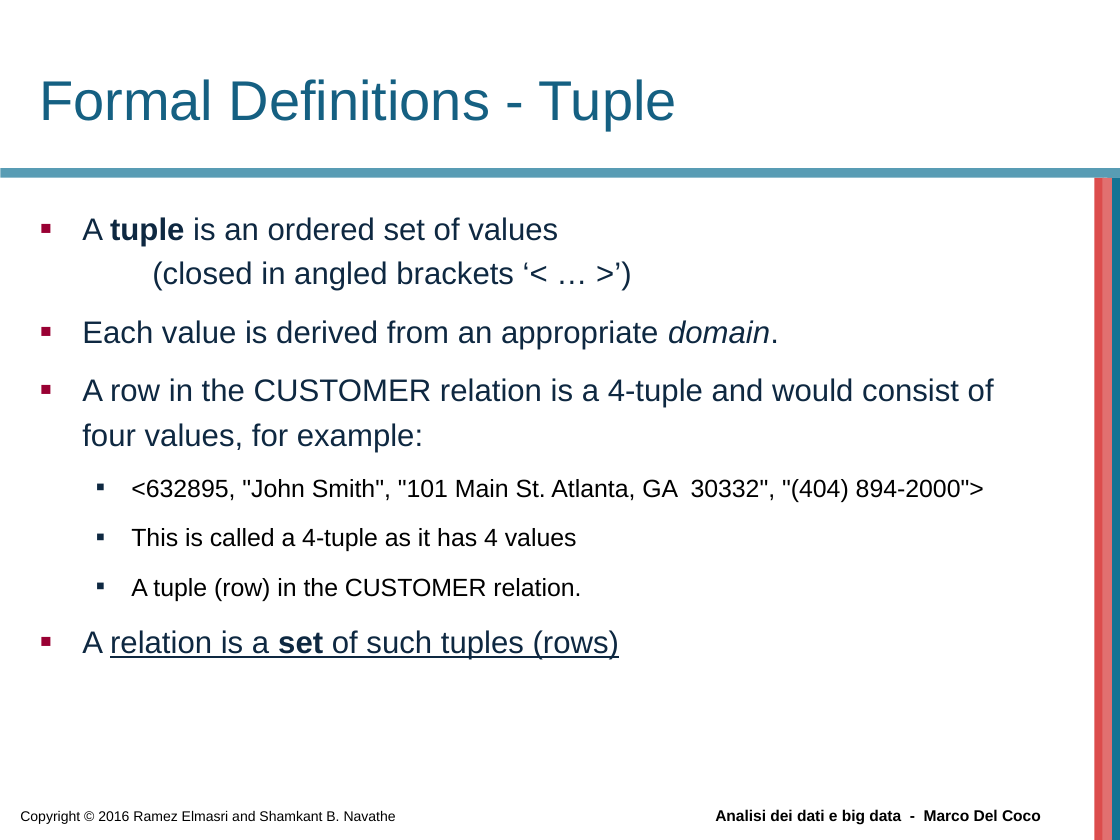
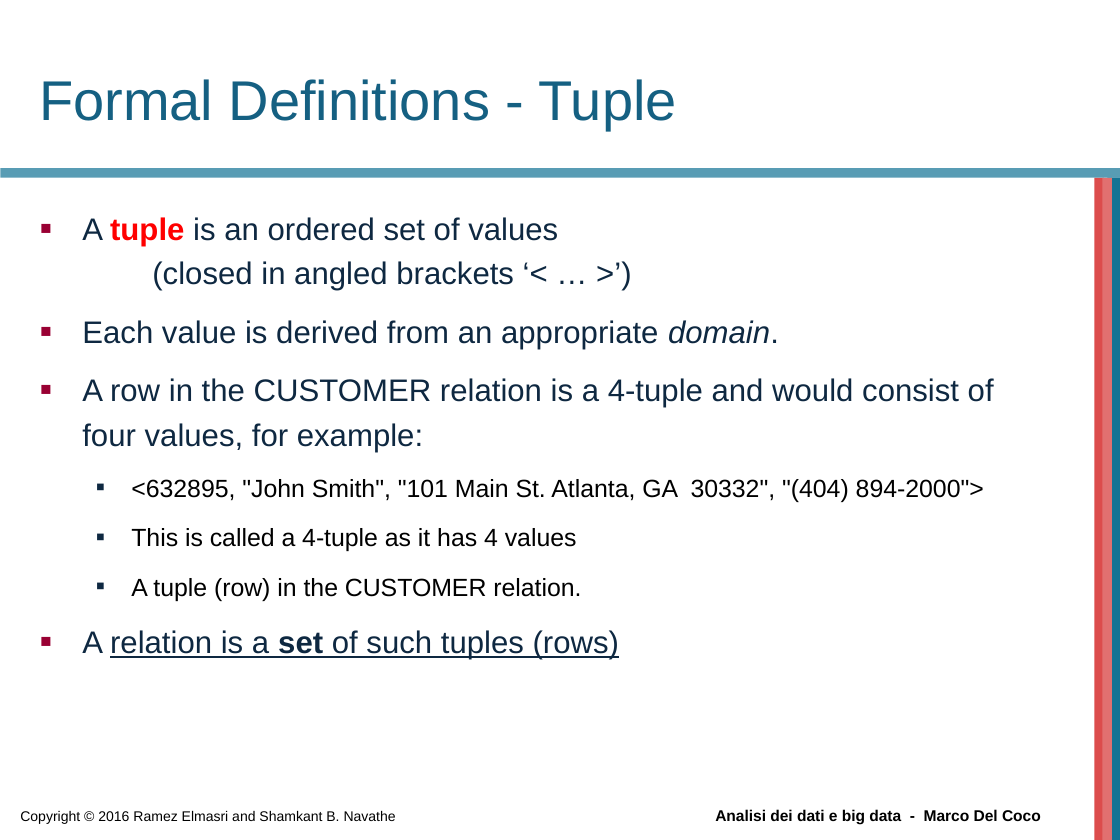
Before and after one commit to beppe2hd/AnalisiDati_BigData, a slide deck: slide 9 of materials/Chapter05.ppt. Drawn at 1120x840 pixels with LibreOffice and Linux fonts; fonts in the diff are those of the drawing; background and template pictures are left out. Boxes give left, top, right and bottom in pixels: in the first picture for what was removed or moved away, otherwise in the second. Text is boxed around its words. In the diff, an @@ line names an element or a change of style, - is before the commit and + after.

```diff
--- a/materials/Chapter05.ppt
+++ b/materials/Chapter05.ppt
@@ text at (x1=82, y1=217, x2=558, y2=291): text colour #0E2841 to #FF0000 in "tuple" @@
```
Also in this commit, not shown: 11 other slides changed, 2 slides removed.
